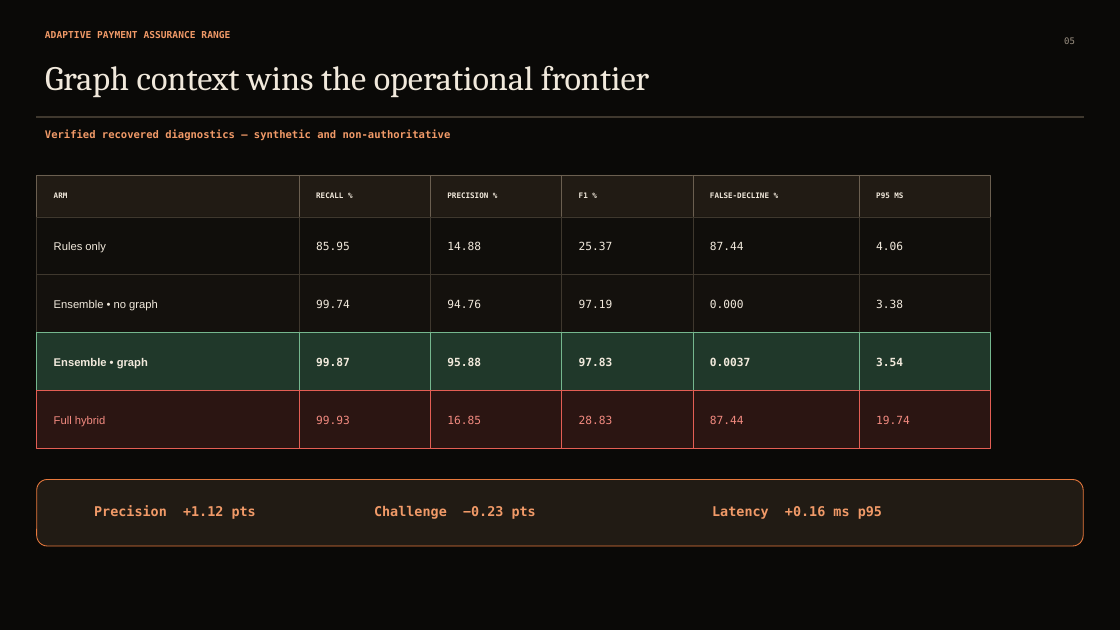
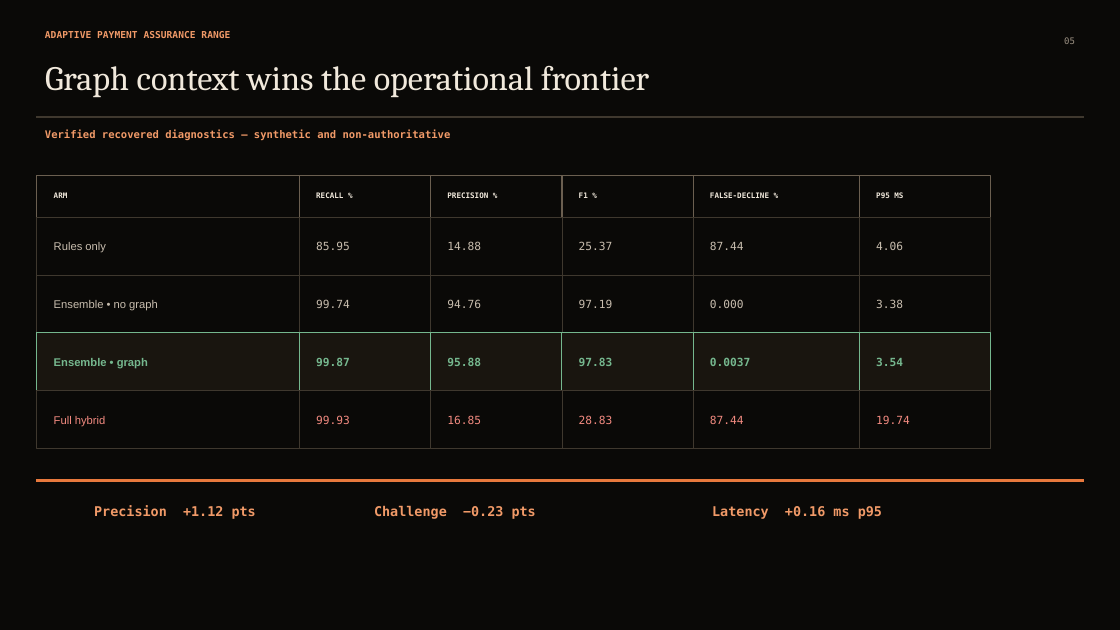
Before and after one commit to Dljdd/LedgerPeLabs, a slide deck: slide 5 of docs/submission/APAR_COMPETITION_DECK.pptx. Drawn at 1120x630 pixels with LibreOffice and Linux fonts; fonts in the diff are those of the drawing. Boxes give left, top, right and bottom in pixels: in the first picture for what was removed or moved away, otherwise in the second. Text is boxed around its words. In the diff, an @@ line names an element or a change of style, - is before the commit and + after.

Commit message:
design: refine competition deck editorial polish

```diff
--- a/docs/submission/APAR_COMPETITION_DECK.pptx
+++ b/docs/submission/APAR_COMPETITION_DECK.pptx
@@ fill #211B14 to none; outline #6B5F50 0.75 pt to #6B5F50 0.45 pt in 6 elements at [37,175,299,217], [299,175,430,217], [430,175,561,217], [562,175,693,217], [693,175,860,217], [860,175,991,217] @@
@@ fill #100E0B to none; outline #3F382E 0.75 pt to #3F382E 0.38 pt in 6 elements at [37,217,299,275], [299,217,430,275], [430,217,561,275], [562,217,693,275], [693,217,860,275], [860,217,991,275] @@
@@ fill #14110D to none; outline #3F382E 0.75 pt to #3F382E 0.38 pt in 6 elements at [37,275,299,333], [299,275,430,333], [430,275,561,333], [562,275,693,333], [693,275,860,333], [860,275,991,333] @@
@@ text colour #F1E9DC to #C8BDAE in 12 elements at [54,242,106,253], [316,241,350,250], [447,241,481,250], [579,241,613,250], [710,241,744,250], [876,241,903,250], [54,300,158,311], [316,299,350,308], [447,299,481,308], [579,299,613,308], [710,299,744,308], [876,299,903,308] @@
@@ fill #20382A to #19150F; outline #75B78E 0.75 pt to #75B78E 0.6 pt in 6 elements at [37,333,299,391], [299,333,430,391], [430,333,561,391], [562,333,693,391], [693,333,860,391], [860,333,991,391] @@
@@ text colour #F1E9DC to #75B78E in 6 elements at [54,358,148,369], [316,357,350,366], [447,357,481,366], [579,357,613,366], [710,357,750,366], [876,357,903,366] @@
@@ fill #2B1512 to none; outline #E35E54 0.75 pt to #3F382E 0.38 pt in 6 elements at [37,391,299,449], [299,391,430,449], [430,391,561,449], [562,391,693,449], [693,391,860,449], [860,391,991,449] @@
@@ rounded rectangle: place and size @@
-rounded rectangle at [37,480,1084,546]
+rounded rectangle at [37,480,1084,481]
@@ rounded rectangle at [37,480,1084,481]: fill #211B14 to #E8793D; outline #E8793D 0.75 pt to #E8793D 0 pt @@
```
Also in this commit, not shown: 10 other slides changed, 2 other files.
